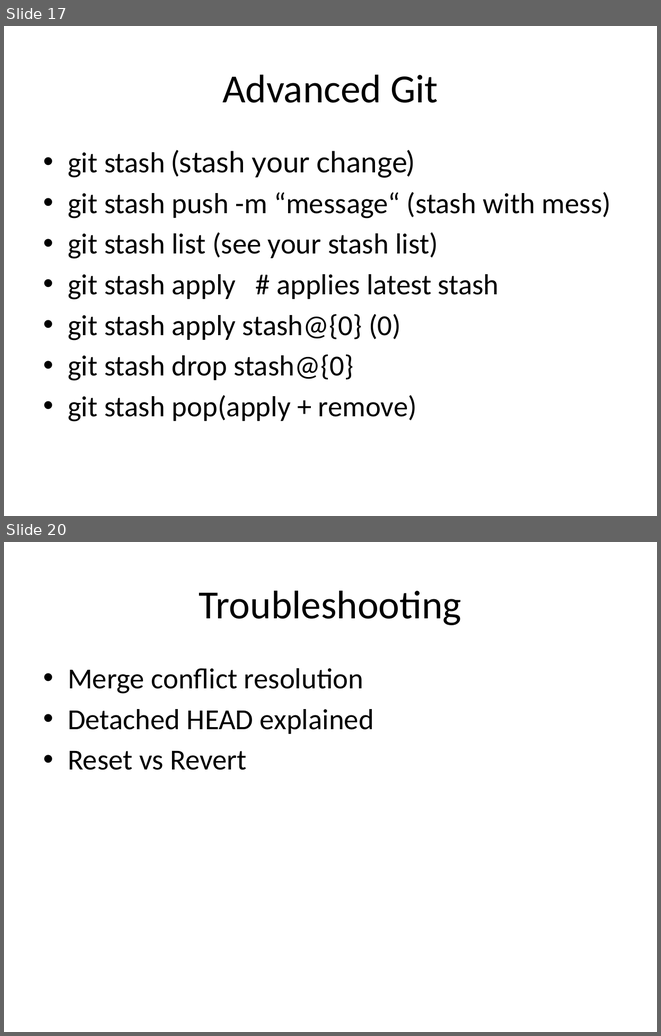
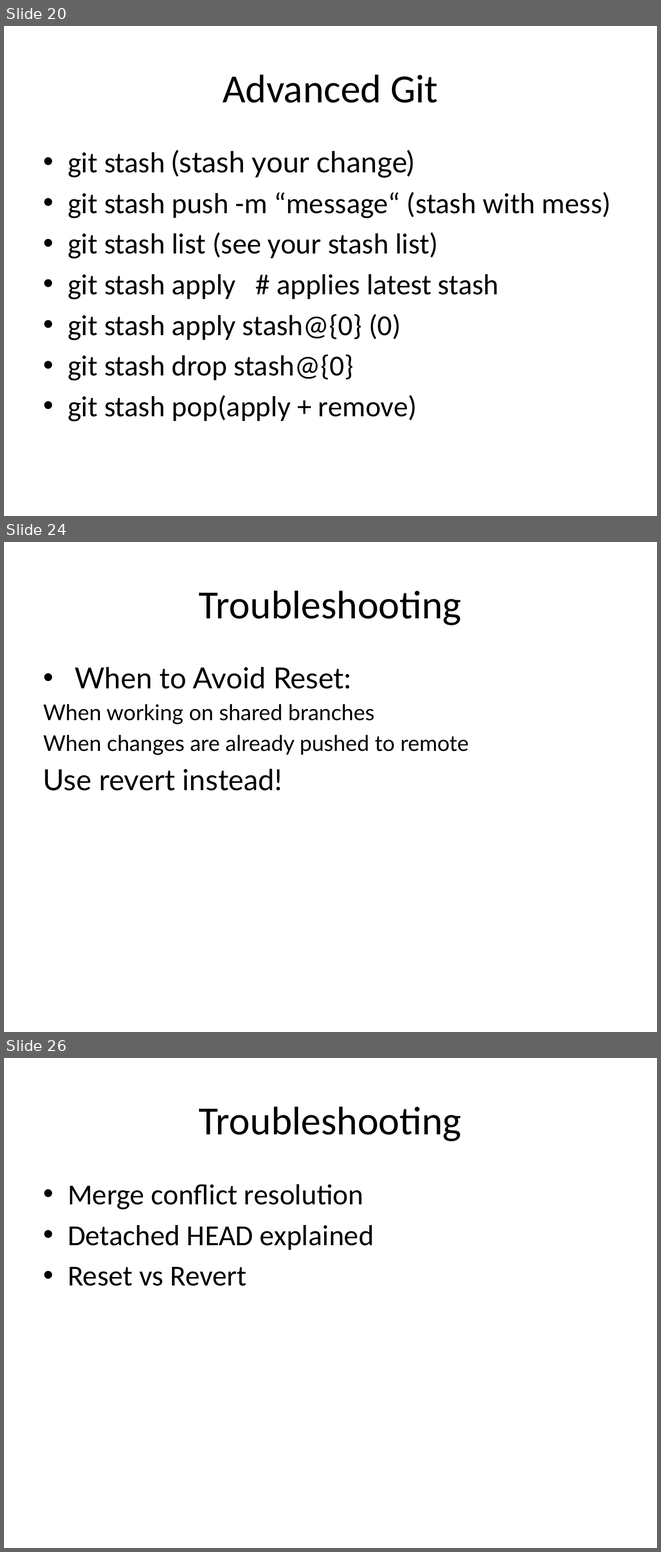
Before and after one commit to duongbach202156/git-test, a slide deck: src/main/resources/Git_Slide.pptx. Shown one above the other, each under a label of ours: slides 17 and 20 before the commit, slides 20, 24 and 26 after it; the slides between them are not shown. The pictures are 661x1036 and 661x1552 pixels, drawn with LibreOffice and Linux fonts; fonts in the diff are those of the drawing. Boxes give left, top, right and bottom in pixels: in the first picture for what was removed or moved away, otherwise in the second. Text is boxed around its words. In the diff, an @@ line names an element or a change of style, - is before the commit and + after.

```diff
--- a/src/main/resources/Git_Slide.pptx
+++ b/src/main/resources/Git_Slide.pptx
@@ slide 24 added at [4,542,657,1032], background #FFFFFF @@
@@ title added at [199,590,462,625], 44 pt, text #000000 @@
+Troubleshooting
@@ text added at [43,667,469,791], 24 pt, text #000000 @@
+• When to Avoid Reset:
+When working on shared branches
+When changes are already pushed to remote
+Use revert instead!
@@ what was slide 17 is now slide 20 @@
@@ what was slide 20 is now slide 26 @@
```
Also in this commit, not shown: 9 slides changed, 6 other slides added.
